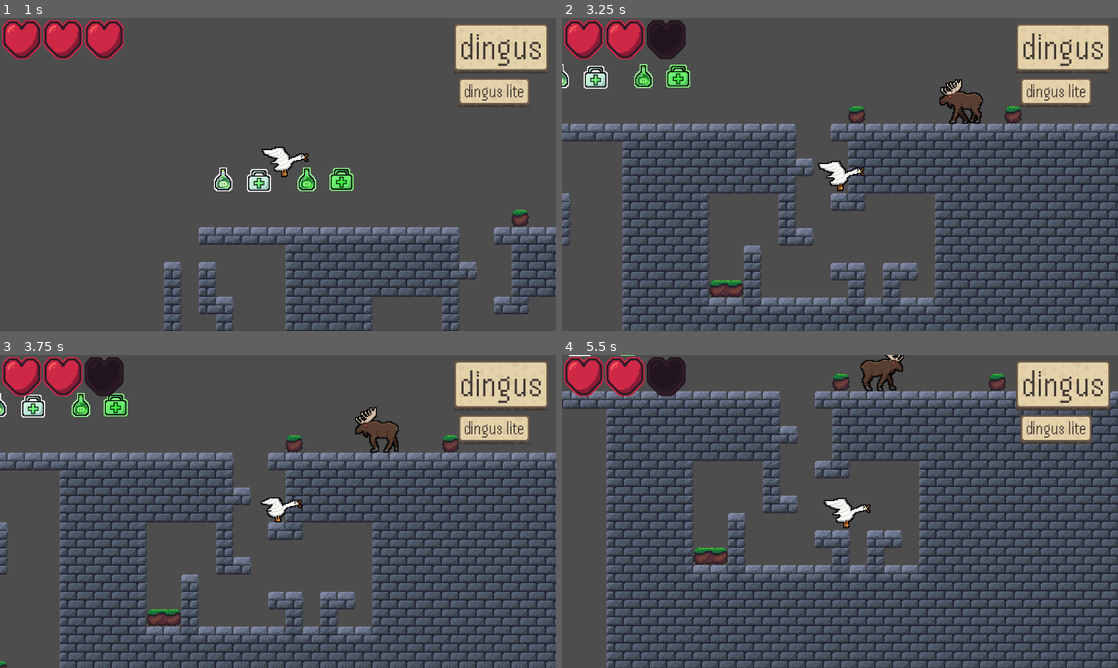
Above: before the commit, frames 1-4 (two rows, left to right).
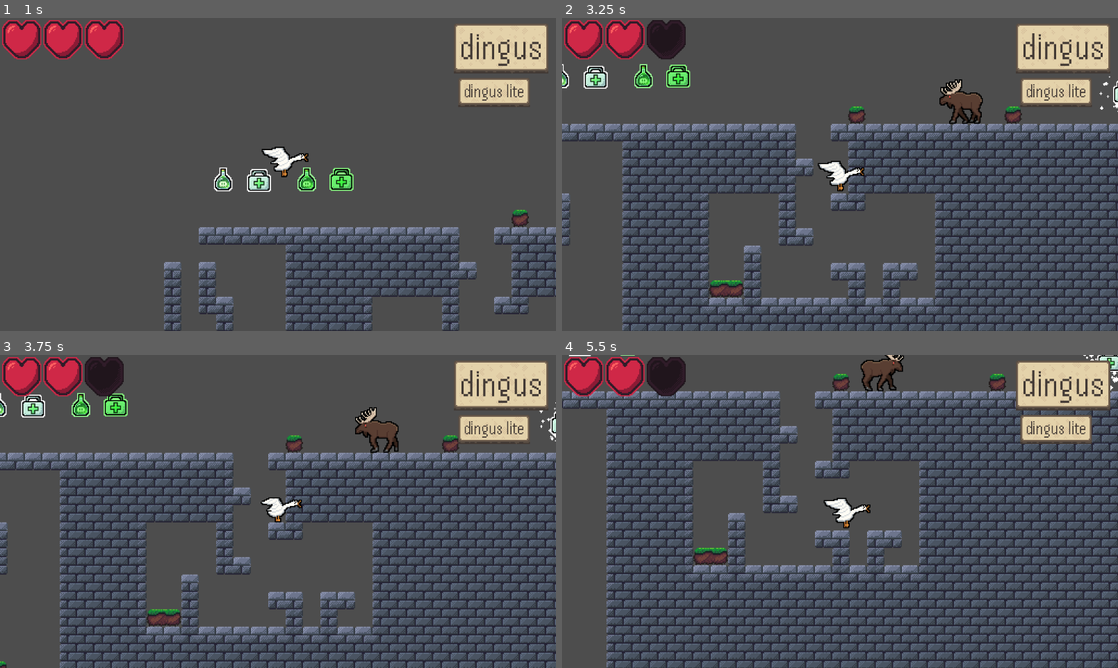
Above: after the commit, the same moments.

Repository: MrAwesomeOwl/geese-vs-meese
Game: Godot game, scene res://main.tscn
Two runs of this game, one before a commit and one after it. Both use one fixed random seed, a clock stepped at 60 frames per second and the inputs below.
Inputs (mouse positions are in pixels of both pictures, inside the frame that each line leads up to):
- Up to frame 1 (1 s): move the mouse to (400, 158) at 0.52 s; hold D (right) from 0.53 s (still down); click (400, 158) at 0.6 s; tap Space (jump) at 0.77 s
- Up to frame 2 (3.25 s): move the mouse to (728, 190) at 1.27 s; click (728, 190) at 1.35 s; tap Space (jump) at 1.52, 3.02 s; move the mouse to (895, 105) at 2.02 s; release D (right) at 2.03 s; hold A (left) 2.03-2.78 s; click (895, 105) at 2.1 s; move the mouse to (812, 237) at 2.77 s; hold D (right) from 2.78 s (still down); click (812, 237) at 2.85 s
- Up to frame 3 (3.75 s): keep holding D (right); move the mouse to (444, 558) at 3.52 s; click (444, 558) at 3.6 s
- Up to frame 4 (5.5 s): tap Space (jump) at 3.77, 4.52 s; move the mouse to (673, 464) at 4.27 s; release D (right) at 4.28 s; hold A (left) 4.28-5.03 s; click (673, 464) at 4.35 s; move the mouse to (867, 511) at 5.02 s; hold D (right) from 5.03 s (still down); click (867, 511) at 5.1 s

Frame 1 is identical in both runs. In frame 2, less than 0.1% of the frame differs, in the area x 96-100%, y 18-30%; in frame 3, 0.1%; in frame 4, 0.2%, in the area x 93-100%, y 0-12%.

Commit message:
health powerup

Diff:
--- /dev/null
+++ b/float_script.gd
@@ -0,0 +1,9 @@
+extends Node2D
+
+@export var float_amount = 2.0
+@export var float_speed = 4.0
+
+# Called every frame. 'delta' is the elapsed time since the previous frame.
+func _process(delta: float) -> void:
+	#position.y = Util.smooth_step(position.y,sin(Time.get_ticks_msec()/1000.0*float_speed) * float_amount,0.9,delta)
+	position.y = sin(Time.get_ticks_msec()/1000.0*float_speed) * float_amount
--- a/main.tscn
+++ b/main.tscn
@@ -1,9 +1,10 @@
-[gd_scene load_steps=13 format=4 uid="uid://c3fp4mhbb3k7g"]
+[gd_scene load_steps=14 format=4 uid="uid://c3fp4mhbb3k7g"]
 
 [ext_resource type="TileSet" uid="uid://qbjyjk17yc7p" path="res://tilesets/blocks.tres" id="1_ocfji"]
 [ext_resource type="Script" path="res://scripts/camera.gd" id="2_pansx"]
 [ext_resource type="PackedScene" uid="uid://dhrvokr7jba57" path="res://objects/player.tscn" id="3_qwjkn"]
 [ext_resource type="PackedScene" uid="uid://burtnq8qlhew0" path="res://scenes/gui.tscn" id="7_iq480"]
+[ext_resource type="PackedScene" uid="uid://c6x6ypygcib4j" path="res://objects/powerups/heal_powerup.tscn" id="7_t7feu"]
 [ext_resource type="PackedScene" uid="uid://nktlunqpq8sl" path="res://objects/moose.tscn" id="8_ibx4r"]
 [ext_resource type="Texture2D" uid="uid://cibth5qsv046q" path="res://textures/powerups/poison.png" id="9_imowt"]
 [ext_resource type="Texture2D" uid="uid://buun8bqysp1ga" path="res://textures/powerups/health.png" id="10_kwwqd"]
@@ -43,14 +44,8 @@
 offset_bottom = 1677.0
 text = "owie"
 
-[node name="Player" parent="." instance=ExtResource("3_qwjkn")]
-position = Vector2(537, -513)
-
 [node name="Moose" parent="." instance=ExtResource("8_ibx4r")]
 position = Vector2(836, -512)
-
-[node name="CanvasLayer" parent="." instance=ExtResource("7_iq480")]
-visible = false
 
 [node name="Poison" type="Sprite2D" parent="."]
 position = Vector2(534.5, -556)
@@ -97,3 +92,12 @@
 
 [node name="CollisionShape2D" type="CollisionShape2D" parent="Health2/mp"]
 shape = SubResource("RectangleShape2D_8l8xd")
+
+[node name="HealPowerup2" parent="." instance=ExtResource("7_t7feu")]
+position = Vector2(1055, -542)
+
+[node name="Player" parent="." instance=ExtResource("3_qwjkn")]
+position = Vector2(537, -513)
+
+[node name="CanvasLayer" parent="." instance=ExtResource("7_iq480")]
+visible = false
--- /dev/null
+++ b/objects/powerup_particles.tscn
@@ -0,0 +1,43 @@
+[gd_scene load_steps=4 format=3 uid="uid://q68lms13xp80"]
+
+[ext_resource type="Texture2D" uid="uid://ba5q3ge6p8tc3" path="res://textures/particles/powerup_particle.png" id="1_eie8t"]
+
+[sub_resource type="CanvasItemMaterial" id="CanvasItemMaterial_oopya"]
+light_mode = 1
+particles_animation = true
+particles_anim_h_frames = 2
+particles_anim_v_frames = 1
+particles_anim_loop = true
+
+[sub_resource type="ParticleProcessMaterial" id="ParticleProcessMaterial_wfg1f"]
+particle_flag_disable_z = true
+emission_shape_scale = Vector3(20, 20, 20)
+emission_shape = 6
+emission_ring_axis = Vector3(0, 0, 1)
+emission_ring_height = 1.0
+emission_ring_radius = 1.0
+emission_ring_inner_radius = 0.0
+angle_min = 1.07288e-05
+angle_max = 1.07288e-05
+spread = 0.0
+orbit_velocity_min = 9.49949e-08
+orbit_velocity_max = 9.49949e-08
+gravity = Vector3(0, 0, 0)
+linear_accel_min = -2.23517e-06
+linear_accel_max = -2.23517e-06
+radial_accel_min = 10.0
+radial_accel_max = 10.0
+damping_min = 5.0
+damping_max = 5.0
+scale_min = 0.5
+anim_speed_min = 4.0
+anim_speed_max = 4.0
+
+[node name="PowerupParticles" type="GPUParticles2D"]
+texture_filter = 1
+material = SubResource("CanvasItemMaterial_oopya")
+amount = 50
+process_material = SubResource("ParticleProcessMaterial_wfg1f")
+texture = ExtResource("1_eie8t")
+lifetime = 2.0
+preprocess = 6.0
--- /dev/null
+++ b/objects/powerups/heal_powerup.tscn
@@ -0,0 +1,117 @@
+[gd_scene load_steps=9 format=3 uid="uid://c6x6ypygcib4j"]
+
+[ext_resource type="Script" path="res://scripts/powerups/heal_powerup.gd" id="1_s5b0x"]
+[ext_resource type="PackedScene" uid="uid://q68lms13xp80" path="res://objects/powerup_particles.tscn" id="2_c371y"]
+[ext_resource type="Texture2D" uid="uid://buun8bqysp1ga" path="res://textures/powerups/health.png" id="3_2x4yd"]
+[ext_resource type="Script" path="res://float_script.gd" id="4_5lh1j"]
+
+[sub_resource type="RectangleShape2D" id="RectangleShape2D_3ajre"]
+size = Vector2(40, 40)
+
+[sub_resource type="Animation" id="Animation_n3c2c"]
+length = 0.001
+tracks/0/type = "value"
+tracks/0/imported = false
+tracks/0/enabled = true
+tracks/0/path = NodePath("Visuals:scale")
+tracks/0/interp = 1
+tracks/0/loop_wrap = true
+tracks/0/keys = {
+"times": PackedFloat32Array(0),
+"transitions": PackedFloat32Array(1),
+"update": 0,
+"values": [Vector2(1, 1)]
+}
+tracks/1/type = "value"
+tracks/1/imported = false
+tracks/1/enabled = true
+tracks/1/path = NodePath("Visuals:modulate")
+tracks/1/interp = 1
+tracks/1/loop_wrap = true
+tracks/1/keys = {
+"times": PackedFloat32Array(0),
+"transitions": PackedFloat32Array(1),
+"update": 0,
+"values": [Color(1, 1, 1, 1)]
+}
+tracks/2/type = "value"
+tracks/2/imported = false
+tracks/2/enabled = true
+tracks/2/path = NodePath("PowerupParticles:emitting")
+tracks/2/interp = 1
+tracks/2/loop_wrap = true
+tracks/2/keys = {
+"times": PackedFloat32Array(0),
+"transitions": PackedFloat32Array(1),
+"update": 1,
+"values": [true]
+}
+
+[sub_resource type="Animation" id="Animation_yi5fu"]
+resource_name = "collect"
+step = 0.1
+tracks/0/type = "value"
+tracks/0/imported = false
+tracks/0/enabled = true
+tracks/0/path = NodePath("Visuals:scale")
+tracks/0/interp = 1
+tracks/0/loop_wrap = true
+tracks/0/keys = {
+"times": PackedFloat32Array(0, 1),
+"transitions": PackedFloat32Array(0.125, 1),
+"update": 0,
+"values": [Vector2(1, 1), Vector2(1.25, 1.25)]
+}
+tracks/1/type = "value"
+tracks/1/imported = false
+tracks/1/enabled = true
+tracks/1/path = NodePath("Visuals:modulate")
+tracks/1/interp = 1
+tracks/1/loop_wrap = true
+tracks/1/keys = {
+"times": PackedFloat32Array(0, 1),
+"transitions": PackedFloat32Array(0.125, 1),
+"update": 0,
+"values": [Color(10, 10, 10, 1), Color(0, 100, 0, 0)]
+}
+tracks/2/type = "value"
+tracks/2/imported = false
+tracks/2/enabled = true
+tracks/2/path = NodePath("PowerupParticles:emitting")
+tracks/2/interp = 1
+tracks/2/loop_wrap = true
+tracks/2/keys = {
+"times": PackedFloat32Array(0),
+"transitions": PackedFloat32Array(1),
+"update": 1,
+"values": [false]
+}
+
+[sub_resource type="AnimationLibrary" id="AnimationLibrary_sqcuw"]
+_data = {
+"RESET": SubResource("Animation_n3c2c"),
+"collect": SubResource("Animation_yi5fu")
+}
+
+[node name="HealPowerup" type="Area2D"]
+texture_filter = 1
+collision_layer = 2
+collision_mask = 2
+script = ExtResource("1_s5b0x")
+
+[node name="PowerupParticles" parent="." instance=ExtResource("2_c371y")]
+
+[node name="Visuals" type="Sprite2D" parent="."]
+texture = ExtResource("3_2x4yd")
+offset = Vector2(0, 0.5)
+script = ExtResource("4_5lh1j")
+
+[node name="CollisionShape2D" type="CollisionShape2D" parent="."]
+shape = SubResource("RectangleShape2D_3ajre")
+
+[node name="AnimationPlayer" type="AnimationPlayer" parent="."]
+libraries = {
+"": SubResource("AnimationLibrary_sqcuw")
+}
+
+[connection signal="body_entered" from="." to="." method="_on_body_entered"]
--- a/scripts/moose.gd
+++ b/scripts/moose.gd
@@ -70,7 +70,6 @@
 
 # flash red when taking damage
 func _on_health_changed(new_health: float, old_health: float) -> void:
-	print(new_health,old_health)
 	if new_health < old_health:
 		modulate = Color(100,0.5,0.5,1)
 		await Util.wait(0.1)
--- /dev/null
+++ b/scripts/powerups/heal_powerup.gd
@@ -0,0 +1,17 @@
+@icon("res://textures/powerups/health.png")
+extends Area2D
+
+@export var HEALTH_REWARD = 3
+
+var has_been_collected = false
+
+func _on_body_entered(body: Node2D) -> void:
+	if body.is_in_group("player") and not has_been_collected:
+		has_been_collected = true
+		var health: HealthStat = body.get_node("Health")
+
+		# heal player to full health
+		health.current = min(health.maximum,health.current + HEALTH_REWARD)
+
+		# play despawn animation
+		$AnimationPlayer.play("collect")
Binary file added: textures/particles/powerup_particle.aseprite
Binary file added: textures/particles/powerup_particle.png
Not shown, added: textures/particles/powerup_particle.png.import
